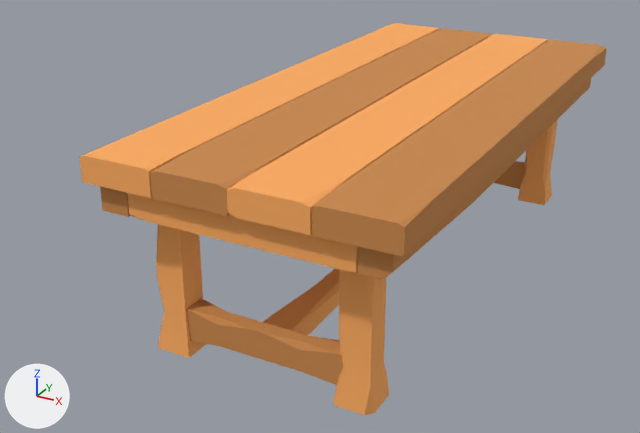
An edit to the FBX model Project-Maximus/Art Assets/Low Poly Table.fbx, drawn before and after from the same camera.
Both versions are drawn from a camera (50 mm lens) standing at (2.12, -3.68, 1.67) and looking at (0.22, -0.23, -0.06). Every picture has the same lights, and +X, +Y and +Z are marked at lower left. Where no turn or scale is listed for an object, it has been applied to the vertices.
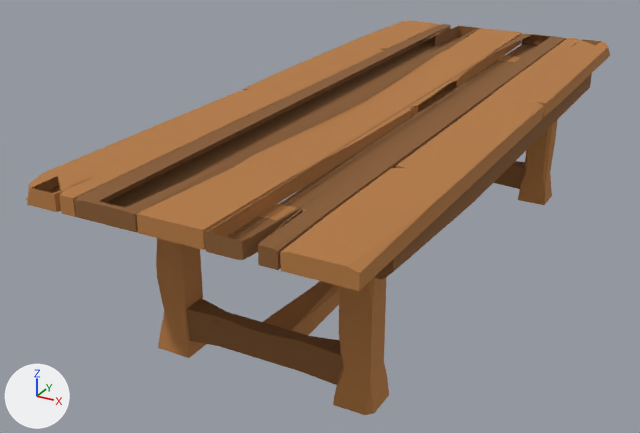
Edits to the bpy script that builds the scene:
```text
Add mat_dark_wood_final:
    mat_dark_wood_final = principled_material('Dark Wood Final')
    mat_dark_wood_final.base_color = (0.246, 0.107, 0.0329)  # brown #885c33
    mat_dark_wood_final.roughness = 1.0
Add mat_light_wood_final:
    mat_light_wood_final = principled_material('Light Wood Final')
    mat_light_wood_final.base_color = (0.467, 0.199, 0.0578)  # orange #b67b44
    mat_light_wood_final.roughness = 1.0
Change me_cube_044:
    used by ob_cube_028; location = (0.498, -0.026, -0.199)
    remove me_cube_044.from_pydata(...)  # 319 vertices, 227 faces; spans x -0.66..0.66, y -1.36..1.41, z -0.13..0.75
    add me_cube_044.from_pydata(...)  # 688 vertices, 542 faces; spans x -0.71..0.64, y -1.63..1.68, z -0.13..0.72
    me_cube_044 part 1: the loose piece of 18 vertices spanning x -0.33..0.0, y -1.36..1.41, z 0.64..0.75 is rebuilt with 58 vertices and now spans x -0.44..-0.18, y -1.63..1.68, z 0.65..0.72, in mat_dark_wood_final (brown #885c33)
    me_cube_044 part 2: the loose piece of 18 vertices spanning x 0.0..0.32, y -1.36..1.41, z 0.64..0.75 is rebuilt with 58 vertices and now spans x 0.1..0.36, y -1.63..1.68, z 0.64..0.71, in mat_dark_wood_final (brown #885c33)
    me_cube_044 part 3: the loose piece of 16 vertices spanning x 0.33..0.66, y -1.36..1.41, z 0.64..0.75 is rebuilt with 133 vertices and now spans x 0.37..0.64, y -1.63..1.68, z 0.64..0.71, in mat_light_wood_final (orange #b67b44)
    me_cube_044 part 4: the loose piece of 16 vertices spanning x -0.66..-0.34, y -1.36..1.41, z 0.64..0.75 is rebuilt with 133 vertices and now spans x -0.71..-0.44, y -1.63..1.68, z 0.64..0.72, in mat_light_wood_final (orange #b67b44)
    me_cube_044 part 5: a new loose piece of 55 vertices spanning x -0.17..0.09, y -1.63..1.68, z 0.6..0.72, in mat_light_wood_final (orange #b67b44)
    me_cube_044 part 6: 126 faces spanning x -0.5..0.49, y -1.32..1.35, z -0.13..0.65 switch from mat_light_color_wood_re (orange #ffad5f) to mat_light_wood_final (orange #b67b44)
    me_cube_044 part 7: 59 faces spanning x -0.62..0.6, y -1.32..1.36, z -0.07..0.65 switch from mat_dark_wood_color_wood_color (orange #ca894c) to mat_dark_wood_final (brown #885c33)
```

What differs and where, as boxes (x1, y1, x2, y2) in the pictures (640 x 433 px):
'Cube.028', reshaped (11% wider): before (79, 23, 607, 415); after (26, 20, 610, 415)
part 1 of me_cube_044, rebuilt (18% wider, 12% taller): before (150, 29, 493, 216); after (75, 24, 480, 233)
part 2 of me_cube_044, rebuilt (12% wider, 17% taller): before (227, 34, 548, 235); after (205, 34, 566, 270)
part 3 of me_cube_044, rebuilt (12% wider, 17% taller): before (312, 40, 607, 257); after (280, 38, 610, 291)
part 4 of me_cube_044, rebuilt (14% wider, 12% taller): before (79, 23, 440, 198); after (26, 20, 439, 217)
part 5 of me_cube_044, added (brown): after (136, 28, 522, 250)
part 6 of me_cube_044, recoloured (orange to brown): (156, 119, 558, 415) in both
part 7 of me_cube_044, recoloured: (186, 78, 591, 385) in both
